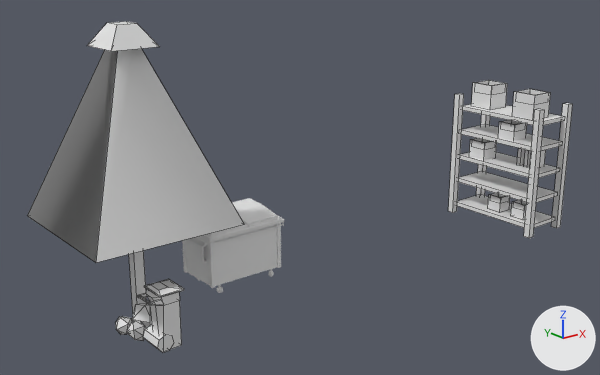
Renders of the FBX model Assets/Models/Oficina/GarageProps2.fbx from each side of a commit.
The view is the same before and after, from a camera (50 mm lens) standing at (-58.1, -23.0, 17.9) and looking at (-31.6, 10.1, 4.6). Arrows for +X, +Y and +Z are at lower right; the lights stay in place. Mesh edges are drawn as thin lines on the coarser meshes. Where no turn or scale is listed for an object, it has been applied to the vertices. Vertices at the same position are counted once.

The first picture shows 'Box.002', 'Light', 'Lixeira', 'TrashCan.002', 'TrashsBag.002'.
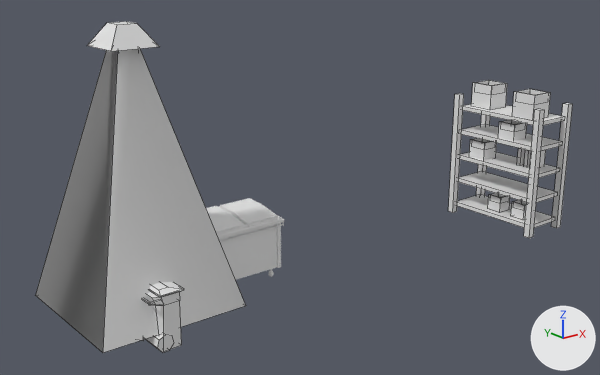
Location of each change, [x1, y1, x2, y2] in pixels of the pictures (600 x 375 px; the box of a moved part takes in the faces that stretch with it):
'Light', reshaped (14% taller): before [27, 21, 244, 313]; after [35, 21, 246, 353]
part 1 of me_cube_014, moved or reshaped: before [27, 49, 244, 263]; after [35, 49, 246, 353]

Edits to the bpy script that builds the scene:
```text
Change me_cube_014:
    where me_cube_014.from_pydata(...)  # 36 vertices, 27 faces; spans x -3.69..3.69, y -3.69..3.69, z 1.0..15.11
    used by ob_light; location = (-41.21, 10.46, -1.2)
    before: 28 (-3.69, -3.69, 6.03) at pixel (95, 262), 29 (-3.69, 3.69, 6.03) at pixel (27, 215), 30 (3.69, 3.69, 6.03), 31 (3.69, -3.69, 6.03) at pixel (244, 224)
    me_cube_014 part 1
    add for i in [*range(28, 32)]: me_cube_014.vertices[i].co += Vector((0.0, 0.0, -4.11))
```
